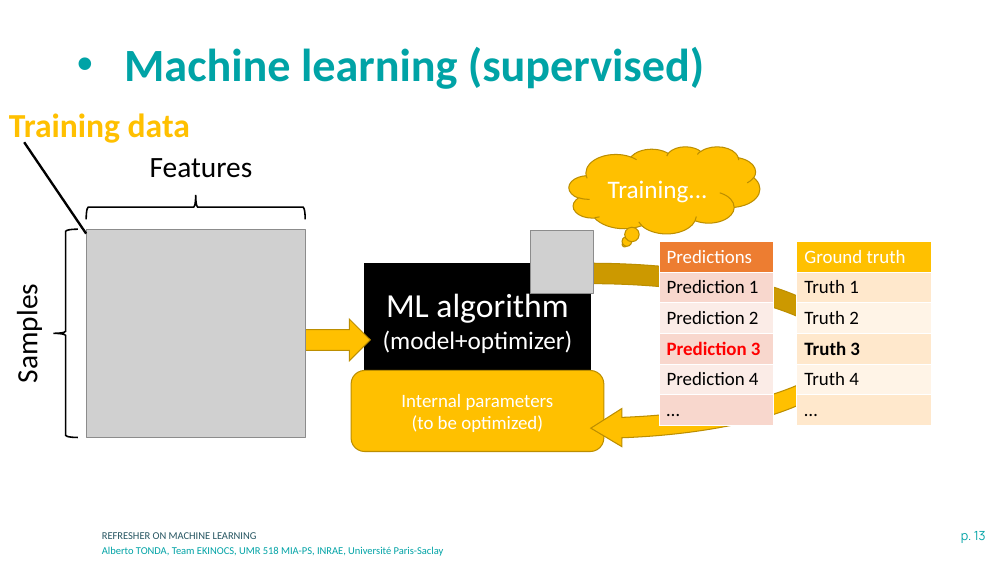
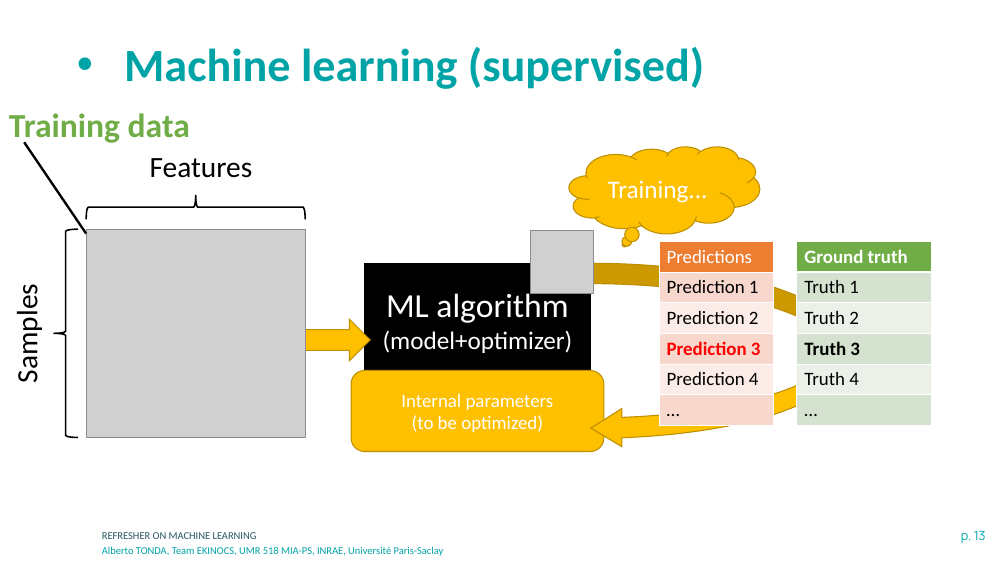
Before and after one commit to albertotonda/teaching, a slide deck: slide 13 of deep-learning-in-practice-with-pytorch/0-machine-learning.pptx. Drawn at 1008x567 pixels with LibreOffice and Linux fonts; fonts in the diff are those of the drawing; grey boxes stand for pictures; background and template pictures are left out. Boxes give left, top, right and bottom in pixels: in the first picture for what was removed or moved away, otherwise in the second. Text is boxed around its words. In the diff, an @@ line names an element or a change of style, - is before the commit and + after.

```diff
--- a/deep-learning-in-practice-with-pytorch/0-machine-learning.pptx
+++ b/deep-learning-in-practice-with-pytorch/0-machine-learning.pptx
@@ text "Training data" at box(9, 113, 190, 145): text colour #FFC000 to #70AD47 @@
@@ table at box(797, 241, 932, 425) @@
@@ fill #FFC000 to #70AD47 in row 1, column 1 @@
@@ fill #FFE8CC to #D5E3CF in 3 cells @@
@@ fill #FFF4E7 to #EBF1E9 in 2 cells @@
@@ bold on in "Ground truth" @@
```
Also in this commit, not shown: 7 other slides changed, 8 slides added, 1 slide removed, 7 other files.
